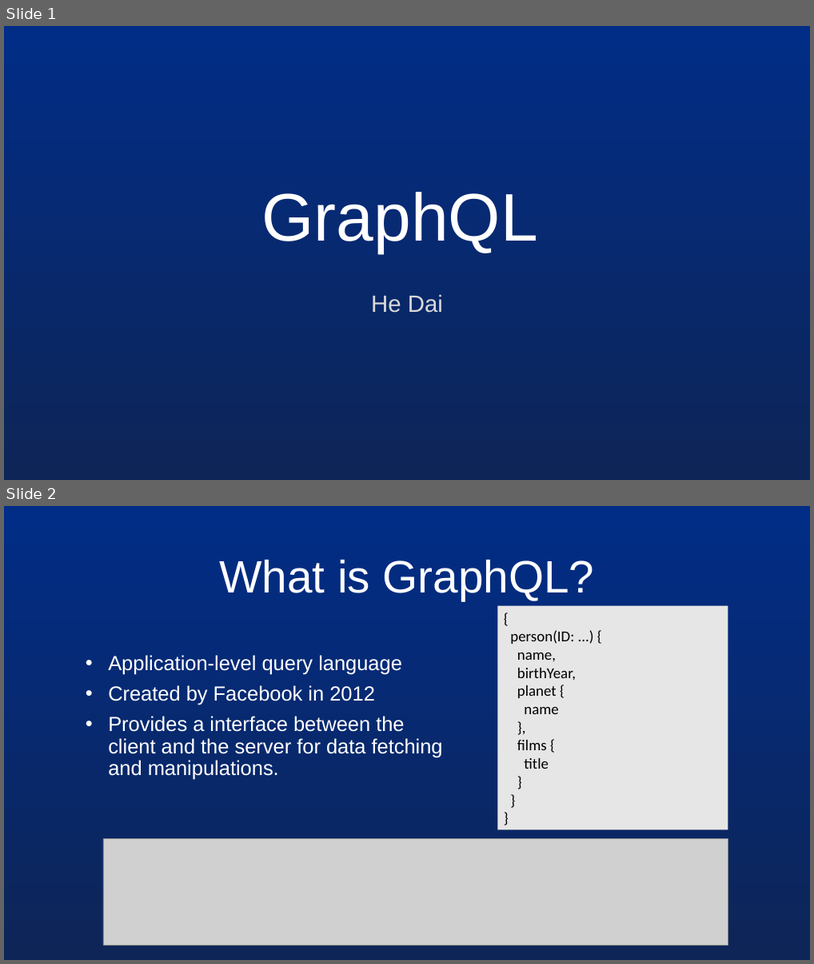
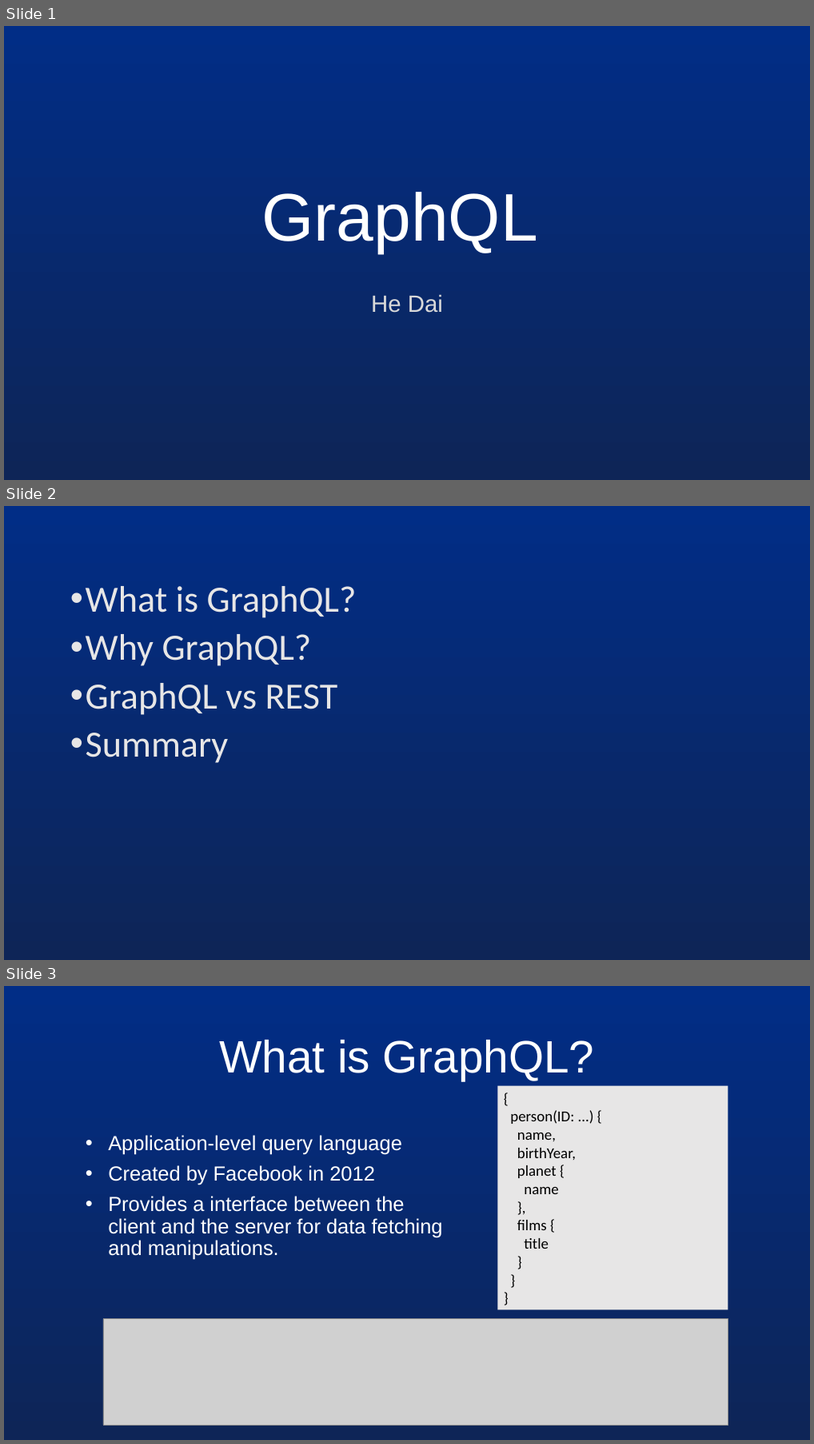
Before and after one commit to hedai/COMP531, a slide deck: hw-paper/GraphQL.pptx. Shown one above the other, each under a label of ours: slides 1 and 2 before the commit, slides 1, 2 and 3 after it. The pictures are 814x964 and 814x1444 pixels, drawn with LibreOffice and Linux fonts; fonts in the diff are those of the drawing; grey boxes stand for pictures. Boxes give left, top, right and bottom in pixels: in the first picture for what was removed or moved away, otherwise in the second. Text is boxed around its words. In the diff, an @@ line names an element or a change of style, - is before the commit and + after.

```diff
--- a/hw-paper/GraphQL.pptx
+++ b/hw-paper/GraphQL.pptx
@@ slide 2 added at [4, 506, 810, 960], background gradient #012D86 to #0E2557 @@
@@ text added at [86, 586, 357, 763], 44 pt, text #E7E6E6 @@
+• What is GraphQL?
+• Why GraphQL?
+• GraphQL vs REST
+• Summary
@@ what was slide 2 is now slide 3 @@
```
Also in this commit, not shown: 3 other files.
